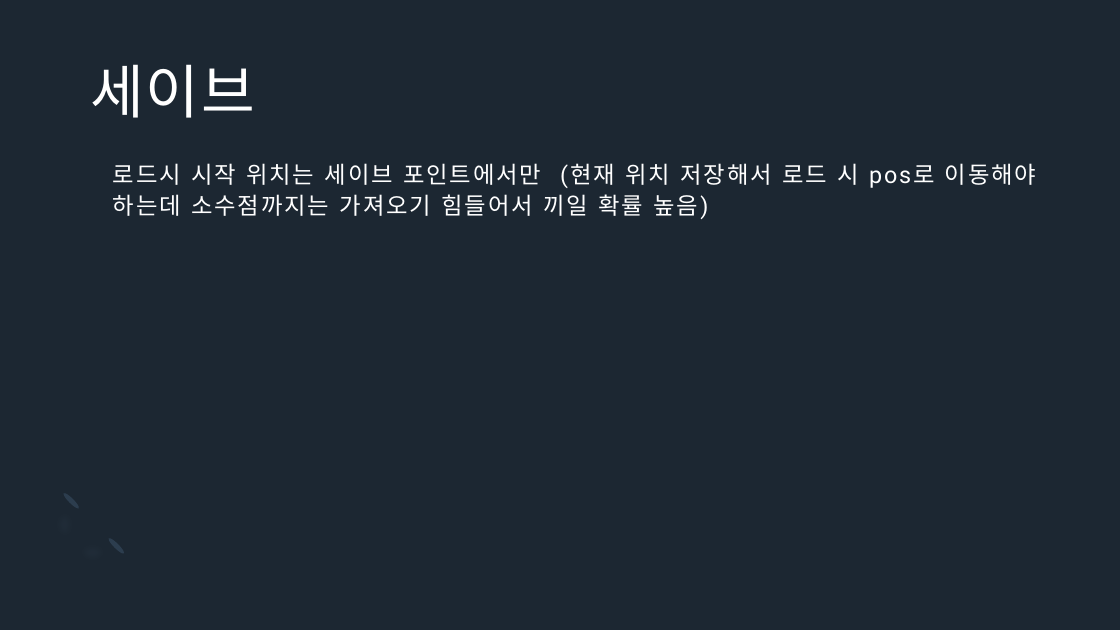
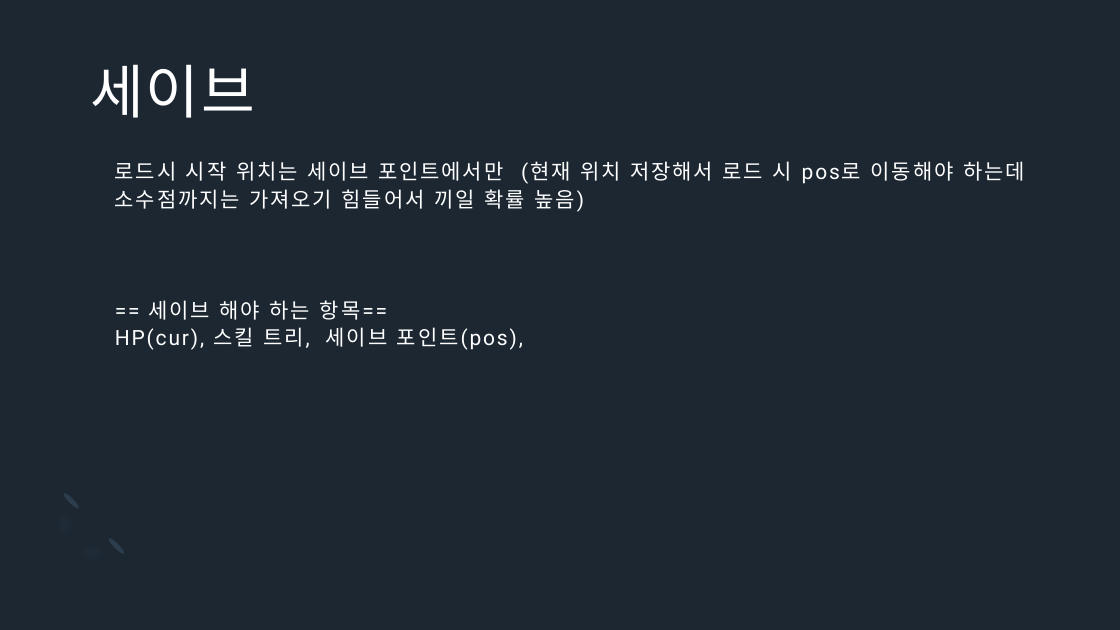
Before and after one commit to Icloy/2D_Roguelike, a slide deck: slide 15 of 기획서.pptx. Drawn at 1120x630 pixels with LibreOffice and Linux fonts; fonts in the diff are those of the drawing. Boxes give left, top, right and bottom in pixels: in the first picture for what was removed or moved away, otherwise in the second. Text is boxed around its words. In the diff, an @@ line names an element or a change of style, - is before the commit and + after.

```diff
--- a/기획서.pptx
+++ b/기획서.pptx
@@ title at (115, 161, 1025, 350): text changed; size 20 to 18 pt @@
-로드시 시작 위치는 세이브 포인트에서만 (현재 위치 저장해서 로드 시 pos로 이동해야 하는데 소수점까지는 가져오기 힘들어서 끼일 확률 높음)
+로드시 시작 위치는 세이브 포인트에서만 (현재 위치 저장해서 로드 시 pos로 이동해야 하는데 소수점까지는 가져오기 힘들어서 끼일 확률 높음)
+== 세이브 해야 하는 항목==
+HP(cur), 스킬 트리, 세이브 포인트(pos),
```
Also in this commit, not shown: 6 other slides changed.
